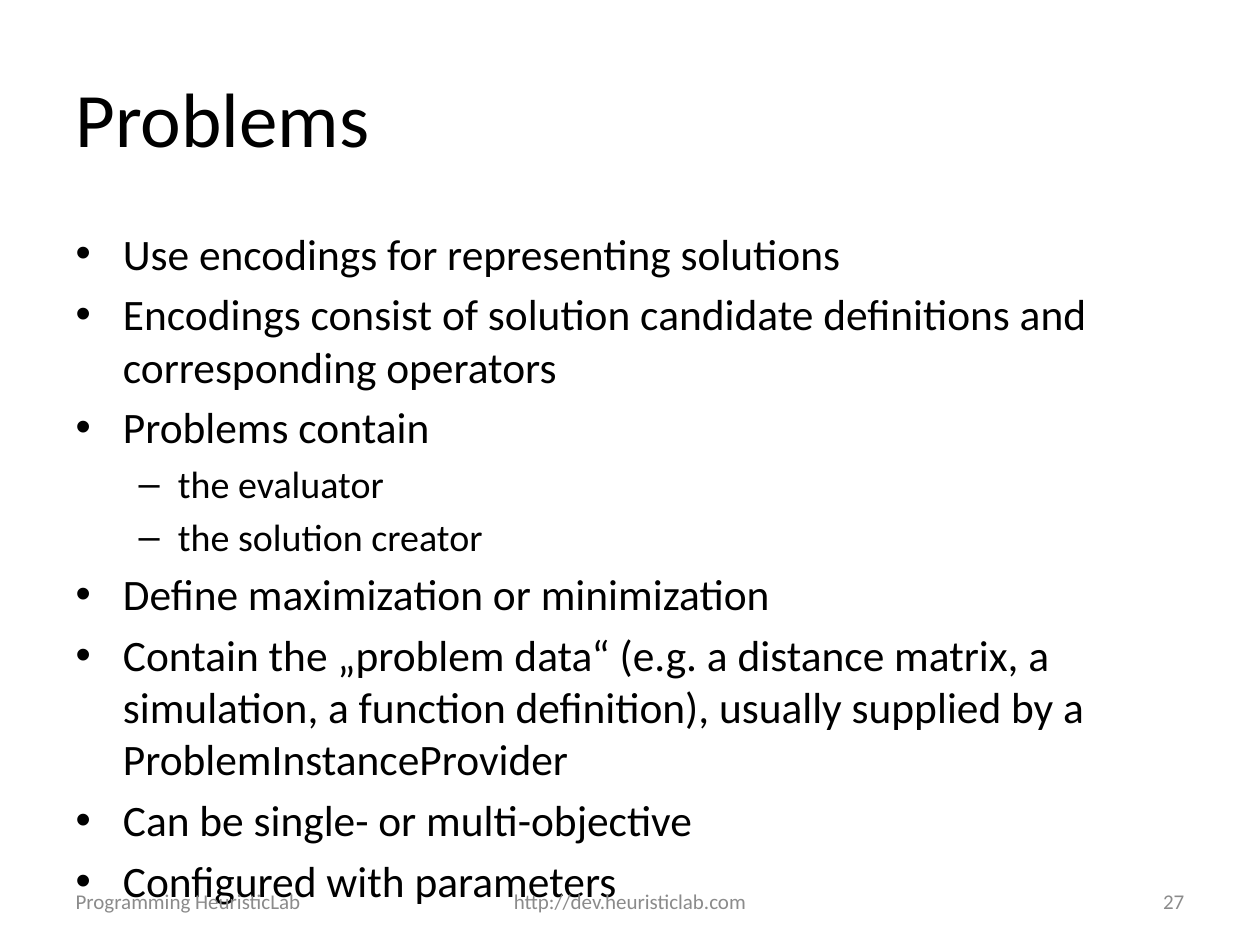
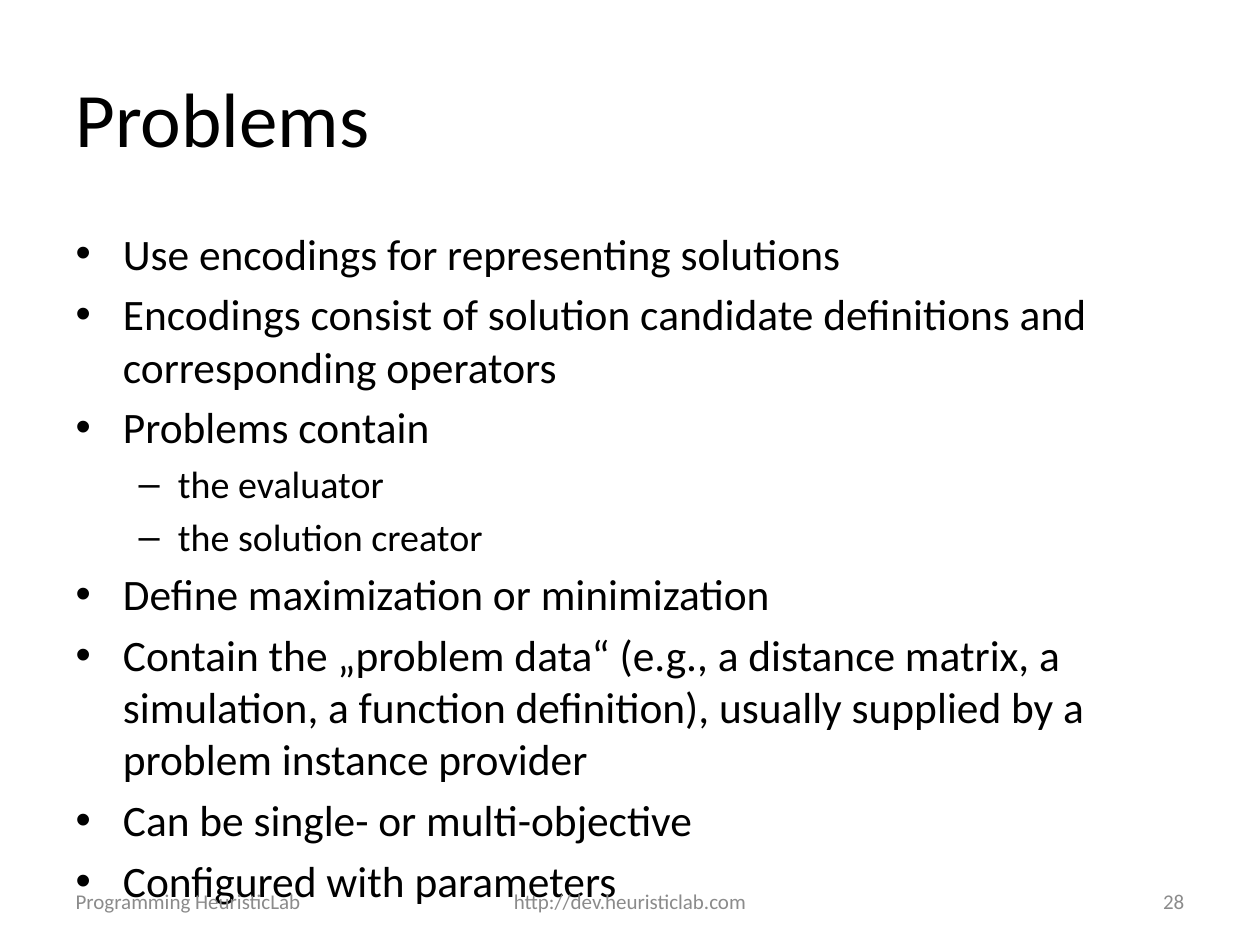
Before and after one commit to heal-research/HeuristicLab, a slide deck: slide 28 of documentation/Tutorials/Programming HeuristicLab - Algorithms and Problems.pptx (slide 27 before the commit). Drawn at 1260x945 pixels with LibreOffice and Linux fonts; fonts in the diff are those of the drawing; background and template pictures are left out. Boxes give left, top, right and bottom in pixels: in the first picture for what was removed or moved away, otherwise in the second. Text is boxed around its words. In the diff, an @@ line names an element or a change of style, - is before the commit and + after.

```diff
--- a/documentation/Tutorials/Programming HeuristicLab - Algorithms and Problems.pptx
+++ b/documentation/Tutorials/Programming HeuristicLab - Algorithms and Problems.pptx
@@ text at (x1=123, y1=639, x2=1084, y2=782): text changed @@
-• Contain the „problem data“ (e.g. a distance matrix, a simulation, a function definition), usually supplied by a ProblemInstanceProvider
+• Contain the „problem data“ (e.g., a distance matrix, a simulation, a function definition), usually supplied by a problem instance provider
@@ page number at (x1=1163, y1=895, x2=1184, y2=909): text changed @@
-27
+28
```
Also in this commit, not shown: 24 other slides changed, 1 slide added, 3 other files.
